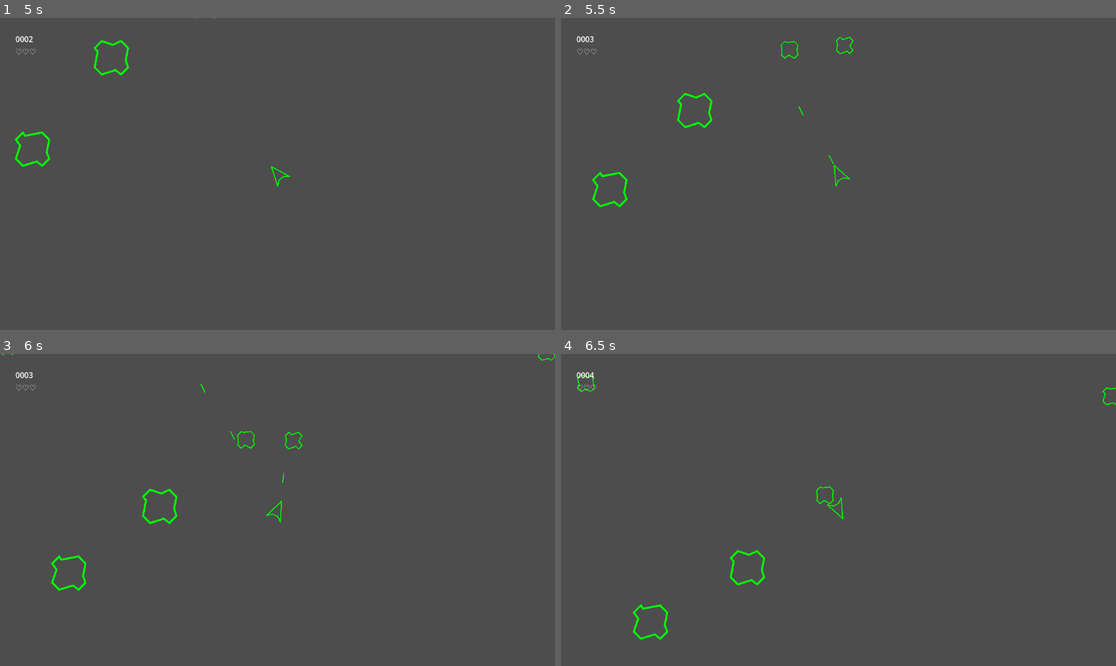
Above: before the commit, frames 1-4 (two rows, left to right).
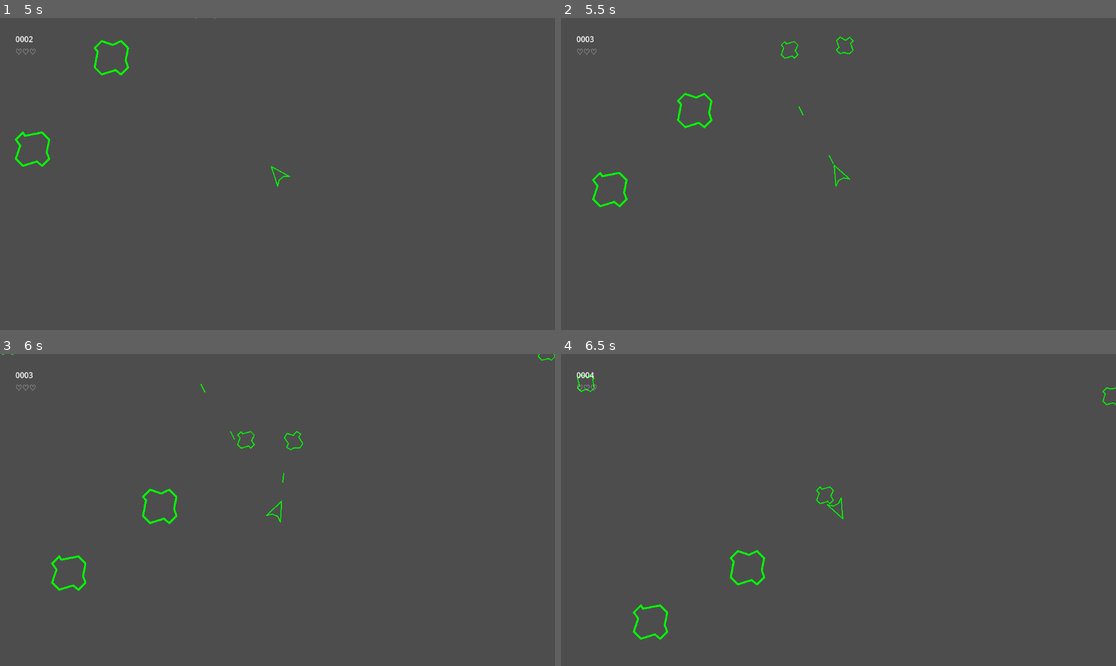
Above: after the commit, the same moments.

Repository: JakeDEsposito/godot-asteroids
Game: Godot game, scene res://scenes/game/game.tscn
Same seed, same stepped clock (60 frames per second), same inputs: the game is played once before the commit and once after it. The project has no main scene, so this scene is started directly. Sound files missing from this copy of the repository are replaced by a short silence.
Inputs:
- Up to frame 1 (5 s): tap Enter at 0.5, 2 s; hold Space (shoot) 0.53-1.28 s; hold W (forward) 0.53-2.03 s; tap Space (shoot) at 1.35, 2.85, 4.35 s; hold Space (shoot) 2.03-2.78 s; hold A (left) 2.03-4.28 s; hold Space (shoot) 3.53-4.28 s; hold D (right) from 4.28 s (still down)
- Up to frame 2 (5.5 s): release D (right) at 5.03 s; hold W (forward) from 5.03 s (still down); hold Space (shoot) from 5.03 s (still down)
- Up to frame 3 (6 s): release W (forward) at 5.78 s; release Space (shoot) at 5.78 s; hold D (right) from 5.78 s (still down); tap Space (shoot) at 5.85 s
- Up to frame 4 (6.5 s): keep holding D (right)

Frame 1 is identical in both runs. In frame 2, less than 0.1% of the frame differs, in the area x 39-53%, y 5-13%; in frame 3, 0.1%, in the area x 42-55%, y 24-31%; in frame 4, less than 0.1%.

Commit message:
Switched back to using duplicate for the meteoroid creation

Diff:
--- a/scenes/entities/asteroid/asteroid.gd
+++ b/scenes/entities/asteroid/asteroid.gd
@@ -39,15 +39,11 @@
 		var meteoroids_count := randi_range(1, 3)
 		var angle_step := TAU / meteoroids_count
 
-		var asteroid_scene := load("res://scenes/entities/asteroid/asteroid.tscn")
-
 		for i in meteoroids_count:
 			var theta := i * angle_step
 
-			var asteroid = asteroid_scene.instantiate()
-			asteroid.size = size
+			var asteroid := duplicate()
 			asteroid.global_position = Vector2(cos(theta), sin(theta)) * size * 10 + global_position
-			asteroid.linear_velocity = linear_velocity
 			asteroid.apply_force(Vector2.UP.rotated(theta) * randf_range(50, 500))
 
 			get_parent().call_deferred("add_child", asteroid)
